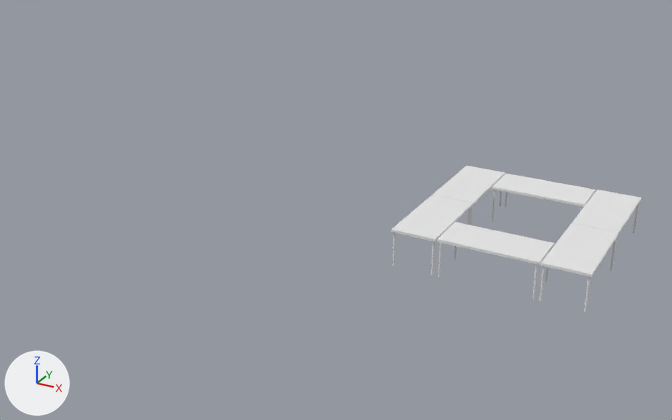
Renders of the Blender file models/mesa.blend from each side of a commit.
The view is the same before and after, from a 50 mm camera at (3.27, -10.14, 4.56) aimed at (-2.95, 1.17, -1.09). Arrows for +X, +Y and +Z are at lower left; the lights stay in place.

Script lines for the objects in view, before the commit:
```python
me_cylinder_005 = bpy.data.meshes.new('Cylinder.005')
me_cylinder_005.from_pydata(...)  # 1584 vertices, 852 faces; spans x -98.0..98.0, y -101.0..101.0, z -1.0..1.0
me_cylinder_005.materials.append(mat_mesamaterial)  # white #e7e7e7
ob_mesacentro = bpy.data.objects.new('mesaCentro', me_cylinder_005)
ob_mesacentro.location = (-0.11, 1.21, -0.82)
ob_mesacentro.rotation_euler = (0.0, 0.0, 3.142)  # degrees (0, 0, 180)
ob_mesacentro.scale = (-0.0134, -0.0131, 0.257)
```
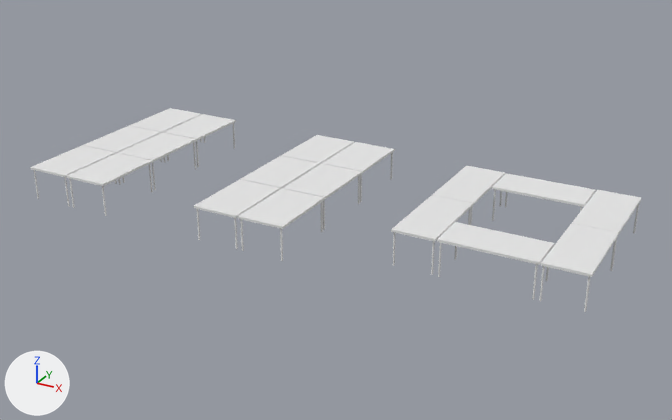
Changed parts and their boxes (x1, y1, x2, y2) in the pictures (672 x 420 px):
'mesaCentro', reshaped (143% wider, 39% taller): before (391, 166, 641, 312); after (31, 108, 641, 312)
part 1 of me_cylinder_005, added: after (129, 108, 202, 133)
part 2 of me_cylinder_005, added: after (83, 126, 161, 153)
part 3 of me_cylinder_005, added: after (31, 145, 116, 178)
part 4 of me_cylinder_005, added: after (102, 186, 107, 216)
part 5 of me_cylinder_005, added: after (67, 153, 152, 186)
part 6 of me_cylinder_005, added: after (152, 162, 156, 190)
part 7 of me_cylinder_005, added: after (193, 142, 196, 169)
part 8 of me_cylinder_005, added: after (118, 132, 197, 162)
part 9 of me_cylinder_005, added: after (196, 141, 199, 167)
part 10 of me_cylinder_005, added: after (163, 114, 236, 141)
part 11 of me_cylinder_005, added: after (194, 135, 395, 261)

Edits to the bpy script that builds the scene:
```text
Change me_cylinder_005:
    used by ob_mesacentro; location = (-0.11, 1.21, -0.82); rotation_euler = (0.0, 0.0, 3.142), in degrees (0, 0, 180); scale = (-0.0134, -0.0131, 0.257)
    remove me_cylinder_005.from_pydata(...)  # 1584 vertices, 852 faces; spans x -98.0..98.0, y -101.0..101.0, z -1.0..1.0
    add me_cylinder_005.from_pydata(...)  # 4752 vertices, 2556 faces; spans x -548.0..98.0, y -134.0..131.0, z -1.0..1.0
    me_cylinder_005 part 1: a new loose piece, a box spanning x -548.12..-494.11, y 43.9..131.41, z 0.51..0.65, in mat_mesamaterial (white #e7e7e7)
    me_cylinder_005 part 2: a new loose piece, a box spanning x -548.12..-494.11, y -45.12..42.38, z 0.51..0.65, in mat_mesamaterial (white #e7e7e7)
    me_cylinder_005 part 3: a new loose piece, a box spanning x -548.12..-494.11, y -134.01..-46.51, z 0.51..0.65, in mat_mesamaterial (white #e7e7e7)
    me_cylinder_005 part 4: a new loose piece, a 32-sided cylinder along z spanning x -442.8..-440.4, y -132.1..-130.3, z -1.4..0.6, in mat_mesamaterial (white #e7e7e7)
    me_cylinder_005 part 5: a new loose piece, a box spanning x -492.24..-438.24, y -134.01..-46.51, z 0.51..0.65, in mat_mesamaterial (white #e7e7e7)
    me_cylinder_005 part 6: a new loose piece, a 32-sided cylinder along z spanning x -442.8..-440.4, y -43.2..-41.4, z -1.4..0.6, in mat_mesamaterial (white #e7e7e7)
    me_cylinder_005 part 7: a new loose piece, a 32-sided cylinder along z spanning x -441.6..-439.3, y 38.7..40.4, z -1.4..0.6, in mat_mesamaterial (white #e7e7e7)
    me_cylinder_005 part 8: a new loose piece, a box spanning x -492.24..-438.24, y -45.12..42.38, z 0.51..0.65, in mat_mesamaterial (white #e7e7e7)
    me_cylinder_005 part 9: a new loose piece, a 32-sided cylinder along z spanning x -442.8..-440.4, y 45.9..47.6, z -1.4..0.6, in mat_mesamaterial (white #e7e7e7)
    me_cylinder_005 part 10: a new loose piece, a box spanning x -492.24..-438.24, y 43.9..131.41, z 0.51..0.65, in mat_mesamaterial (white #e7e7e7)
    me_cylinder_005 part 11: 1584 vertices added at x -313.0..-203.0, y -134.0..131.0, z -1.0..1.0
```
